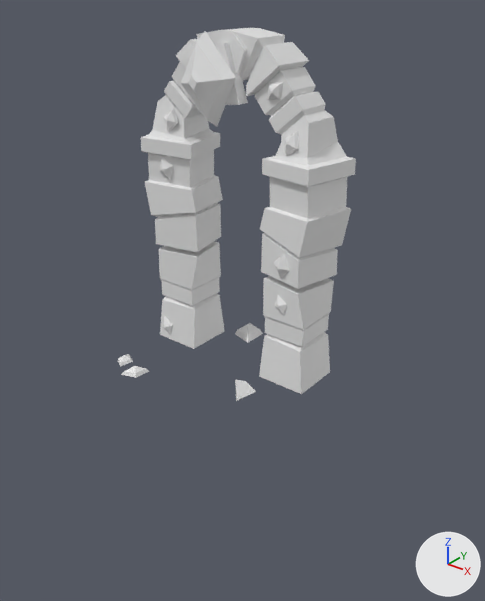
Before and after pictures for a commit that changed the FBX model ModelViewer/Assets/3D/Models/GateWay.fbx.
Both versions are drawn from a 50 mm camera at (6.03, -7.5, 5.65) aimed at (0.27, -0.29, 1.19). The lights are fixed; the arrows at lower right show +X, +Y and +Z.

In view in the first picture: 'Diamond', 'GatewayBlocks', 'Mini Diamonds'.
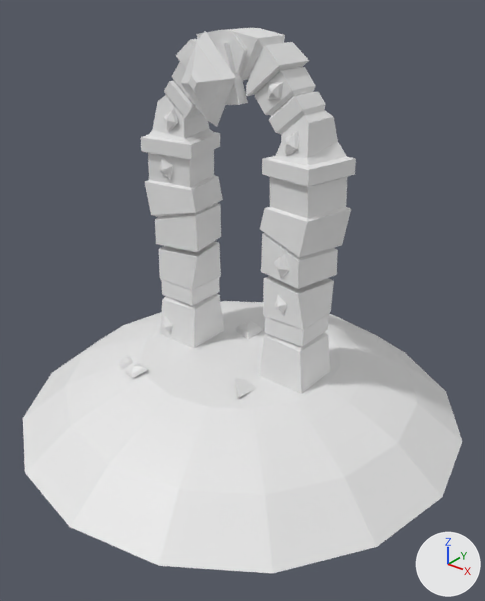
The newer file is also turned or shifted as a whole; pictures and numbers use the older file's frame.

Diff of the bpy script that builds the scene:
```diff
--- a/ModelViewer/Assets/3D/Models/GateWay.fbx.py
+++ b/ModelViewer/Assets/3D/Models/GateWay.fbx.py
@@ me_cylinder @@
+me_cylinder.from_pydata(...)  # 80 vertices, 80 faces; spans x -3.65..3.65, y -3.65..3.65, z -0.02..1.02
@@ ob_cylinder @@
+ob_cylinder = bpy.data.objects.new('Cylinder', me_cylinder)
+ob_cylinder.location = (0.0, 0.0, -0.97)
```

What differs and where, as boxes (x1, y1, x2, y2) in the pictures (485 x 601 px):
'Cylinder', added
    after: (23, 301, 462, 574)
